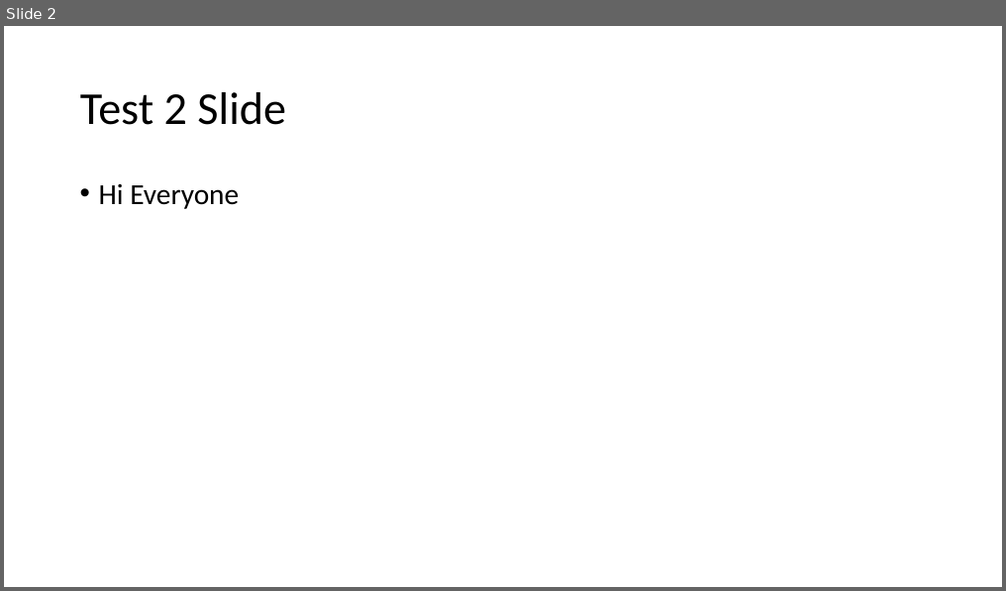
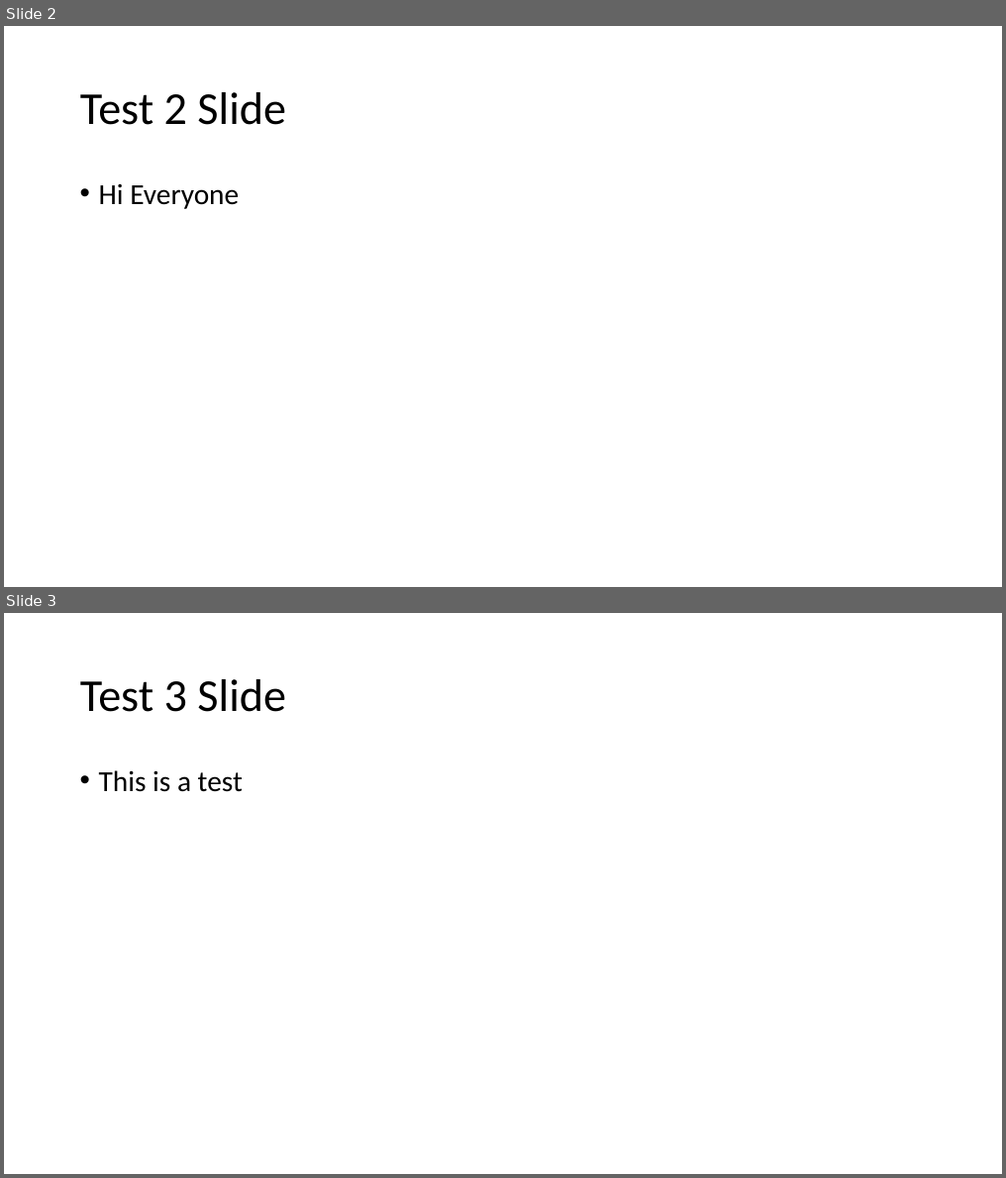
Before and after one commit to Wolframhart2009/PresentationPilot, a slide deck: Client Stuff/test.ppt. Shown one above the other, each under a label of ours: slide 2 before the commit, slides 2 and 3 after it. The pictures are 1006x591 and 1006x1178 pixels, drawn with LibreOffice and Linux fonts; fonts in the diff are those of the drawing. Boxes give left, top, right and bottom in pixels: in the first picture for what was removed or moved away, otherwise in the second. Text is boxed around its words. In the diff, an @@ line names an element or a change of style, - is before the commit and + after.

```diff
--- a/Client Stuff/test.ppt
+++ b/Client Stuff/test.ppt
@@ slide 3 added at [4,613,1002,1174], background #FFFFFF @@
@@ title added at [80,679,286,712], 44 pt, text #000000 @@
+Test 3 Slide
@@ text added at [99,770,243,792], 28 pt, text #000000 @@
+• This is a test
```
Also in this commit, not shown: 1 other slide added, 3 other files.
